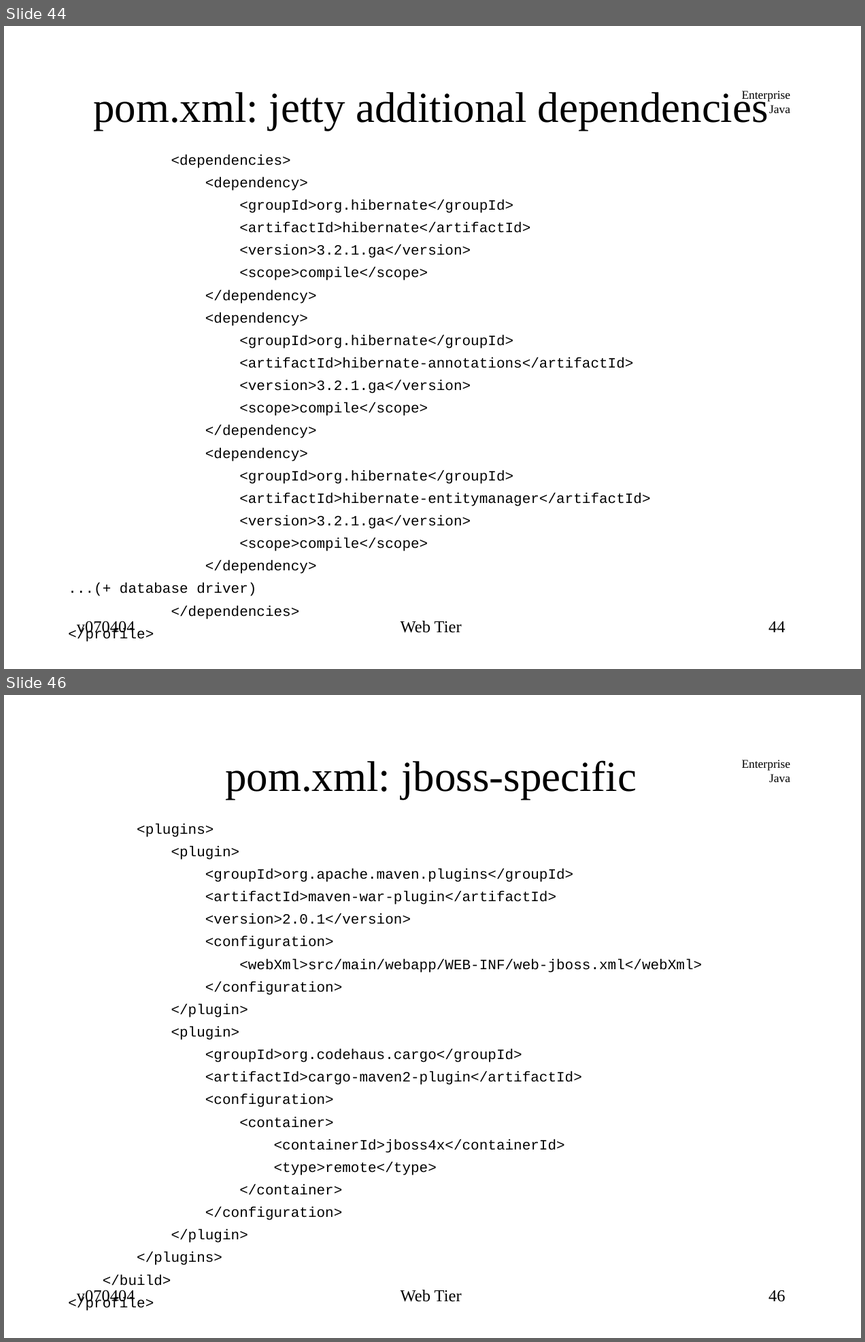
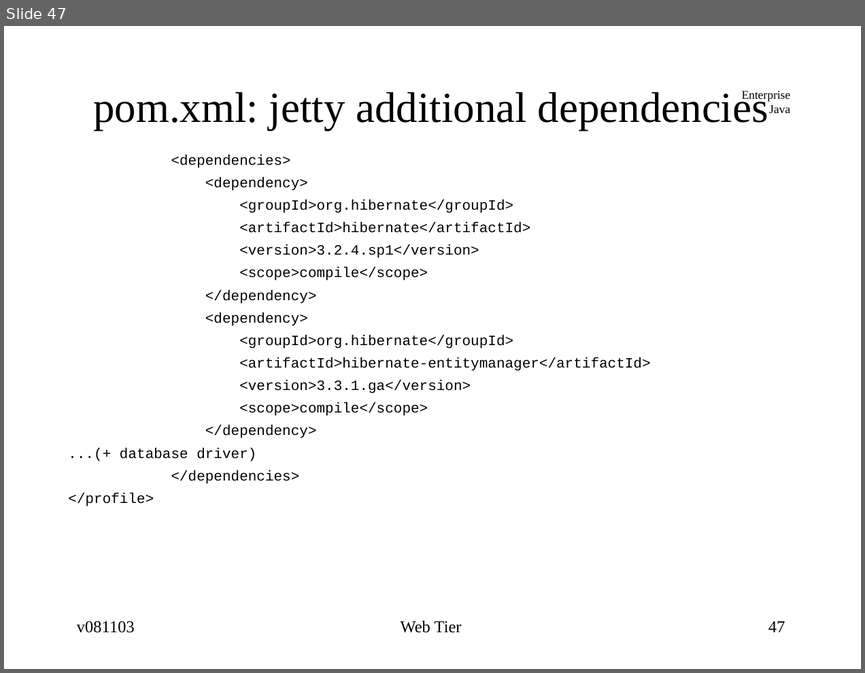
Before and after one commit to jcstaff/ejava-javaee, a slide deck: webtier/src/site/resources/lectures/webTier.ppt. Shown one above the other, each under a label of ours: slides 44 and 46 before the commit, slide 47 after it; the slides between them are not shown. The pictures are 865x1342 and 865x673 pixels, drawn with LibreOffice and Linux fonts; fonts in the diff are those of the drawing. Boxes give left, top, right and bottom in pixels: in the first picture for what was removed or moved away, otherwise in the second. Text is boxed around its words. In the diff, an @@ line names an element or a change of style, - is before the commit and + after.

```diff
--- a/webtier/src/site/resources/lectures/webTier.ppt
+++ b/webtier/src/site/resources/lectures/webTier.ppt
@@ slide 46 removed at [4,695,861,1338], background #FFFFFF; not listed: 1 template element that a slide beside it also shows @@
@@ title removed at [225,760,636,800] @@
-pom.xml: jboss-specific
@@ text removed at [68,824,702,1310] @@
-<plugins>
-<plugin>
-<groupId>org.apache.maven.plugins</groupId>
-<artifactId>maven-war-plugin</artifactId>
-<version>2.0.1</version>
-<configuration>
-<webXml>src/main/webapp/WEB-INF/web-jboss.xml</webXml>
-</configuration>
-</plugin>
-<plugin>
-<groupId>org.codehaus.cargo</groupId>
-<artifactId>cargo-maven2-plugin</artifactId>
-<configuration>
-<container>
-<containerId>jboss4x</containerId>
-<type>remote</type>
-</container>
-</configuration>
-</plugin>
-</plugins>
-</build>
-</profile>
@@ text removed at [77,1289,135,1305] @@
-v070404
@@ text removed at [400,1289,462,1302] @@
-Web Tier
@@ page number removed at [768,1289,785,1302] @@
-46
@@ what was slide 44 is now slide 47 @@
@@ slide 47 changed as well @@
@@ text at [239,244,479,258]: text changed @@
-<version>3.2.1.ga</version>
-<scope>compile</scope>
-</dependency>
-<dependency>
-<groupId>org.hibernate</groupId>
-<artifactId>hibernate-annotations</artifactId>
-<version>3.2.1.ga</version>
+<version>3.2.4.sp1</version>
@@ text at [239,380,470,393]: text changed @@
-<version>3.2.1.ga</version>
+<version>3.3.1.ga</version>
@@ text at [77,620,135,633]: text changed @@
-v070404
+v081103
@@ page number at [768,621,785,632]: text changed @@
-44
+47
```
Also in this commit, not shown: 47 other slides changed, 4 slides added, 2 other slides removed, 16 other files.
